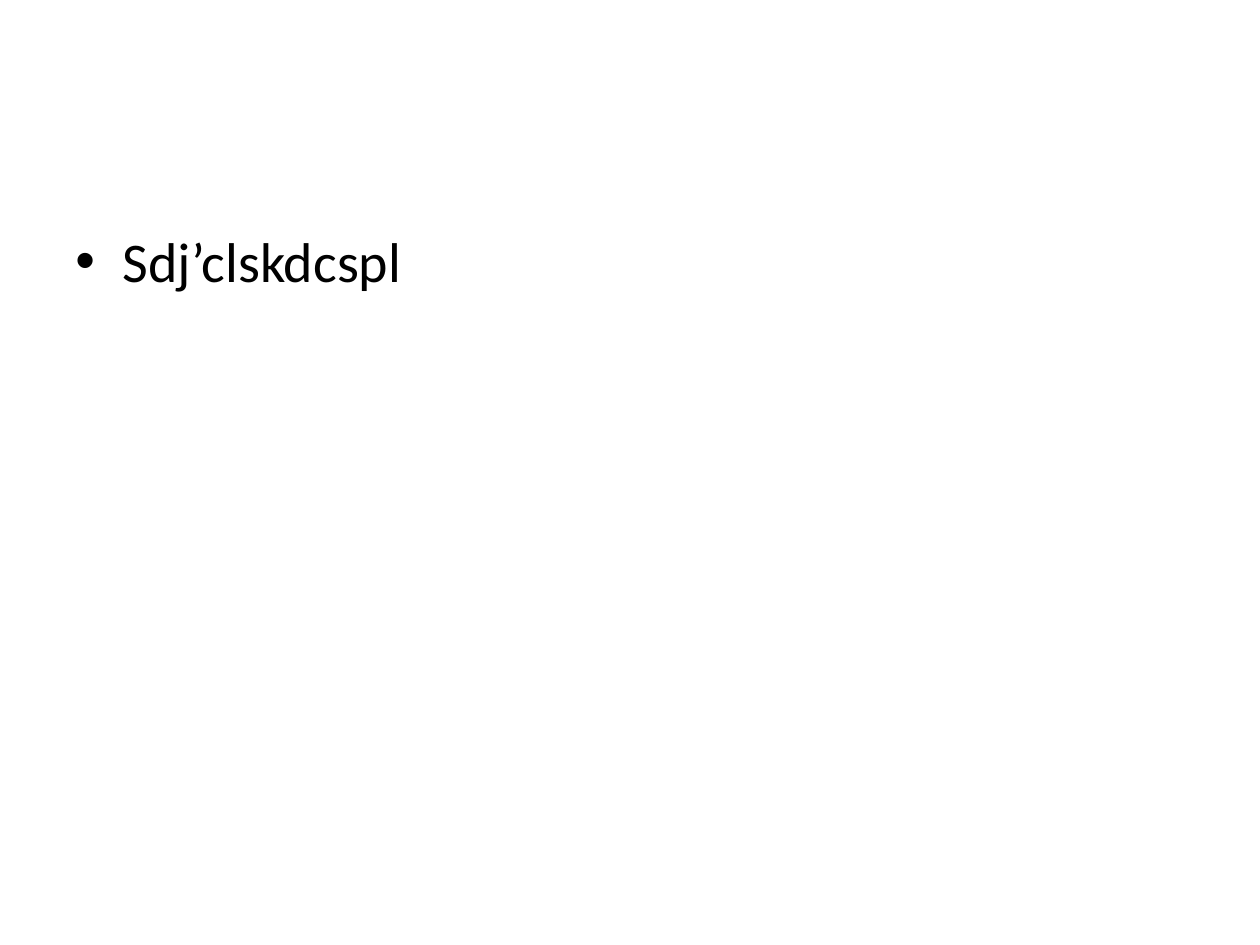
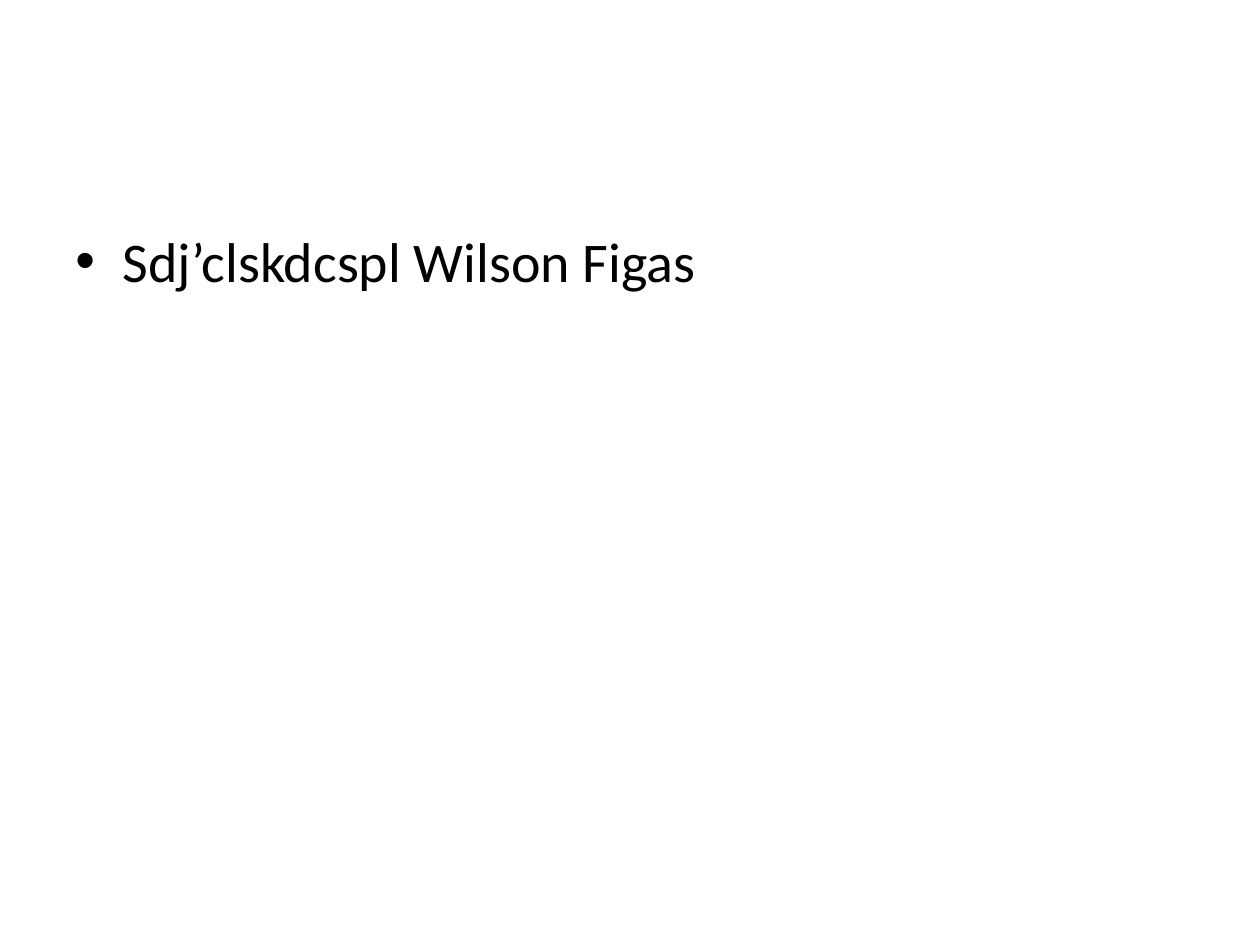
Before and after one commit to WFigas/TesteRepo, a slide deck: slide 2 of Novas Coisas/Titulo do projecto.ppt. Drawn at 1260x945 pixels with LibreOffice and Linux fonts; fonts in the diff are those of the drawing. Boxes give left, top, right and bottom in pixels: in the first picture for what was removed or moved away, otherwise in the second. Text is boxed around its words. In the diff, an @@ line names an element or a change of style, - is before the commit and + after.

Commit message:
update slide

```diff
--- a/Novas Coisas/Titulo do projecto.ppt
+++ b/Novas Coisas/Titulo do projecto.ppt
@@ text at (x1=123, y1=242, x2=696, y2=292): text changed @@
-• Sdj’clskdcspl
+• Sdj’clskdcspl Wilson Figas
```
